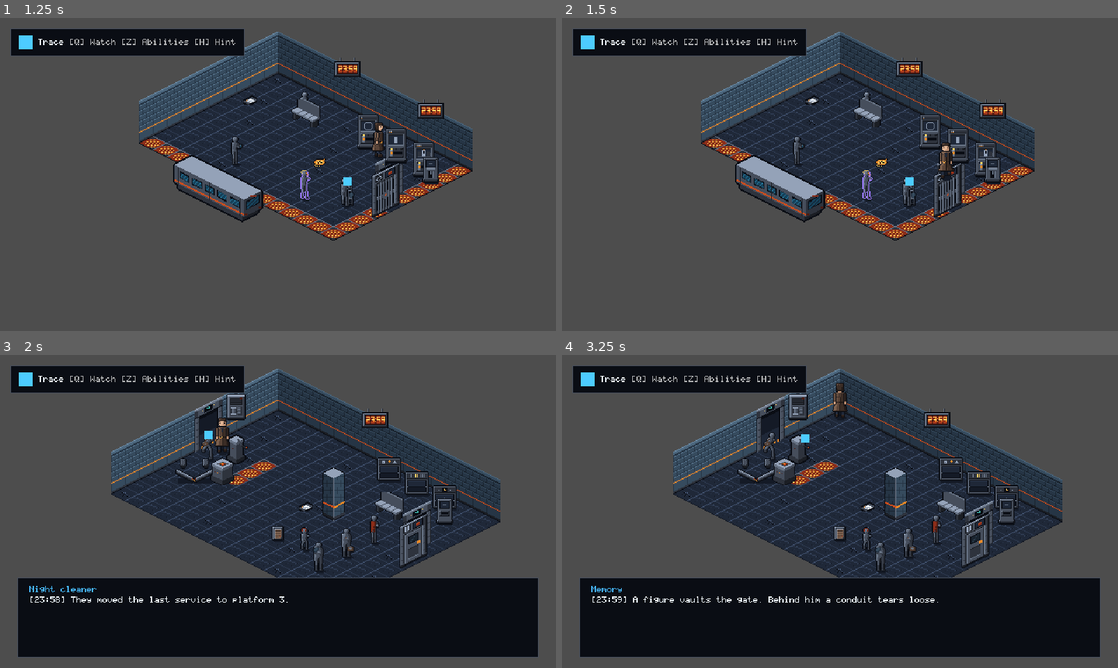
Above: before the commit, frames 1-4 (two rows, left to right).
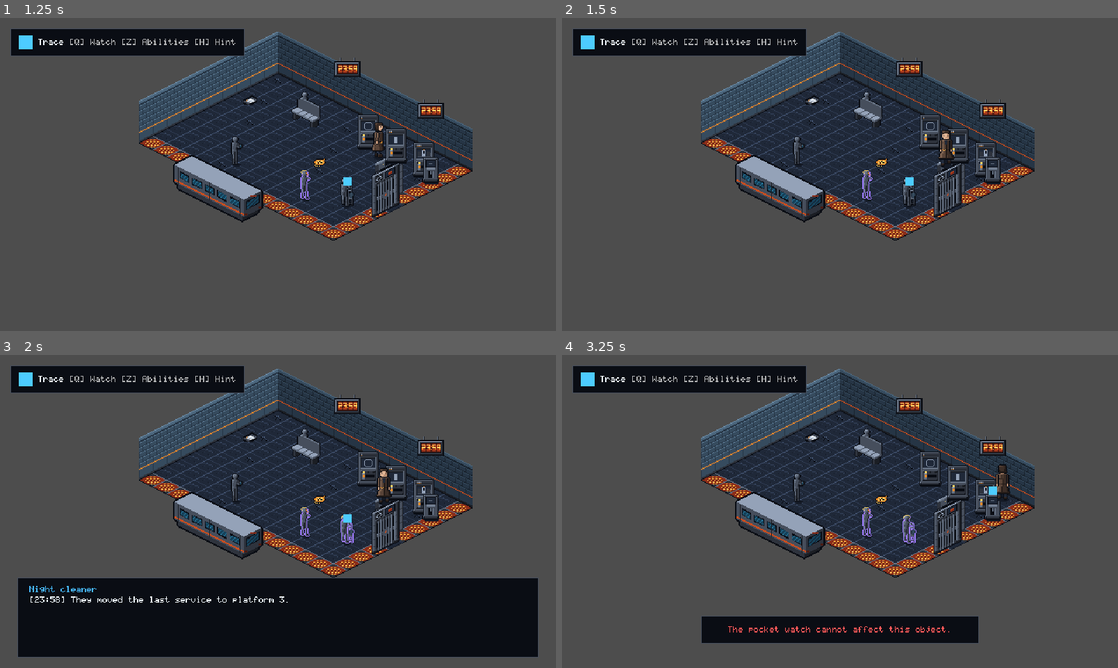
Above: after the commit, the same moments.

Repository: Zeeynrs/the-last-frame
Game: Godot game, scene res://scenes/boot/Boot.tscn
The game is run twice, just before and just after one commit, with the same random seed, the same clock (stepped at 60 frames per second) and the same inputs.
Inputs (mouse positions are in pixels of both pictures, inside the frame that each line leads up to):
- Up to frame 1 (1.25 s): tap Enter at 0.5 s; move the mouse to (400, 158) at 0.52 s; hold D (move_right) from 0.53 s (still down); hold Q (watch) from 0.53 s (still down); click (400, 158) at 0.67 s; tap Space at 0.77 s
- Up to frame 2 (1.5 s): move the mouse to (728, 190) at 1.27 s; release D (move_right) at 1.28 s; release Q (watch) at 1.28 s; hold S (move_down) from 1.28 s (still down); tap Mouse wheel down (ability_next) at 1.35 s
- Up to frame 3 (2 s): keep holding S (move_down); tap Space at 1.52 s; tap Q (watch) at 1.55 s
- Up to frame 4 (3.25 s): tap R (echo_reset) at 2 s; move the mouse to (895, 442) at 2.02 s; release S (move_down) at 2.03 s; hold D (move_right) 2.03-2.78 s; hold Mouse wheel up (ability_prev) 2.03-2.78 s; tap Q (watch) at 2.3, 3.05 s; move the mouse to (812, 574) at 2.77 s; hold W (move_up) from 2.78 s (still down); tap Z (ability_wheel) at 2.85 s; click (812, 574) at 2.92 s; tap Space at 3.02 s

Frame 1 is identical in both runs. In frame 2, 0.3% of the frame differs, in the area x 67-71%, y 35-52%; in frame 3, 13%; in frame 4, 33%, in the area x 3-97%, y 8-97%.

Commit message:
fix(ch01): apply Lead decisions from technical review for room wiring, blockers, and feedback
- concourse_west: remove courier N-05 12x8 footprint; move conduit_01 to (2,9) = (208,152); resize staff_door blocker to 48x64
- arrival_platform: resize platform_gate blocker to 48x64 to cover door trigger
- maintenance_bay: clear puzzle_id on old pocket exit_trigger_east
- security_crossing: remove dead pedestal dialogue lines and auto_advance
- chapter01: remove empty starting_abilities fallback; call_deferred for custom feedback; wire watch pickup toast and EL_UNLOCK_TRACE dialogue
- localization: add EL_UNLOCK_TRACE placeholder text key
- design: update ROOM_GRAPH colliders and coordinates

Diff:
--- a/localization/ch01_text.csv
+++ b/localization/ch01_text.csv
@@ -162,6 +162,7 @@
 MEM_WATCH_1,"[23:59] A hand sets this watch down on the tiles, face up."
 MEM_WATCH_2,Footsteps walk away down the platform. No one looks back.
 JRN_CH1_FIGURE,"Someone stood at the far end of the platform, checking a pocket watch. When I got closer, no one was there."
+EL_UNLOCK_TRACE,"A pocket watch. Cracked glass. Still warm, like someone just put it down."
 EL_UNLOCK_REWIND,It went back. One step.
 EL_UNLOCK_FREEZE,It can hold things still.
 EL_UNLOCK_ECHO,A second hand. It follows the first.
--- a/scenes/chapters/ch01/rooms/arrival_platform.tscn
+++ b/scenes/chapters/ch01/rooms/arrival_platform.tscn
@@ -65,7 +65,7 @@
 radius = 16.0
 
 [sub_resource type="RectangleShape2D" id="RectangleShape2D_so_blocker24x12"]
-size = Vector2(24, 12)
+size = Vector2(48, 64)
 
 [sub_resource type="CircleShape2D" id="CircleShape2D_so_doc12"]
 radius = 12.0
@@ -357,6 +357,7 @@
 collision_mask = 0
 
 [node name="CollisionShape2D" type="CollisionShape2D" parent="platform_gate/Blocker"]
+position = Vector2(0, -4)
 shape = SubResource("RectangleShape2D_so_blocker24x12")
 
 [node name="Presenter" type="Sprite2D" parent="platform_gate"]
--- a/scenes/chapters/ch01/rooms/concourse_west.tscn
+++ b/scenes/chapters/ch01/rooms/concourse_west.tscn
@@ -108,7 +108,7 @@
 radius = 16.0
 
 [sub_resource type="RectangleShape2D" id="RectangleShape2D_cw_blocker24x12"]
-size = Vector2(24, 12)
+size = Vector2(48, 64)
 
 [sub_resource type="CircleShape2D" id="CircleShape2D_cw_doc12"]
 radius = 12.0
@@ -470,7 +470,7 @@
 script = ExtResource("art_turnstile_pres")
 
 [node name="conduit_01" type="Area2D" parent="."]
-position = Vector2(224, 144)
+position = Vector2(208, 152)
 collision_layer = 4
 collision_mask = 0
 script = ExtResource("cw_conduit")
@@ -646,6 +646,7 @@
 collision_mask = 0
 
 [node name="CollisionShape2D" type="CollisionShape2D" parent="staff_door/Blocker"]
+position = Vector2(0, -4)
 shape = SubResource("RectangleShape2D_cw_blocker24x12")
 
 [node name="Presenter" type="Sprite2D" parent="staff_door"]
@@ -700,13 +701,6 @@
 [node name="CollisionShape2D" type="CollisionShape2D" parent="n05_courier"]
 shape = SubResource("CircleShape2D_cw_interact14")
 
-[node name="Footprint" type="StaticBody2D" parent="n05_courier"]
-collision_layer = 1
-collision_mask = 0
-
-[node name="CollisionShape2D" type="CollisionShape2D" parent="n05_courier/Footprint"]
-shape = SubResource("RectangleShape2D_cw_footprint12x8")
-
 [node name="Presenter" type="Sprite2D" parent="n05_courier"]
 z_index = 10
 z_as_relative = false
--- a/scenes/chapters/ch01/rooms/maintenance_bay.tscn
+++ b/scenes/chapters/ch01/rooms/maintenance_bay.tscn
@@ -263,7 +263,7 @@
 collision_layer = 4
 collision_mask = 2
 script = ExtResource("8_complete")
-puzzle_id = &"CH1-PZ-002"
+puzzle_id = &""
 object_id = &"ch01.maintenance_bay.exit_trigger_east"
 
 [node name="CollisionShape2D" type="CollisionShape2D" parent="exit_trigger_east"]
--- a/scenes/chapters/ch01/rooms/security_crossing.tscn
+++ b/scenes/chapters/ch01/rooms/security_crossing.tscn
@@ -504,8 +504,6 @@
 collision_mask = 0
 script = ExtResource("7_pickup")
 flag_id = &"ch01.flag.echo_pedestal_used"
-lines = [["SPK_MEMORY", "MEM_PEDESTAL_1"], ["SPK_MEMORY", "MEM_PEDESTAL_2"]]
-auto_advance = 4.0
 object_id = &"ch01.security_crossing.echo_recorder_pedestal"
 
 [node name="CollisionShape2D" type="CollisionShape2D" parent="echo_recorder_pedestal"]
--- a/scripts/chapters/ch01/chapter01.gd
+++ b/scripts/chapters/ch01/chapter01.gd
@@ -29,10 +29,6 @@
 	UIFeedback.init_translations()
 	if session == null:
 		session = get_node_or_null("GameSession") as GameSession
-	if session != null and session.starting_abilities.is_empty():
-		session.starting_abilities = [&"trace"]
-		if session.ability_unlocks != null:
-			session.ability_unlocks.set_unlocked([&"trace"])
 	if room_router == null:
 		room_router = get_node_or_null("RoomRouter") as RoomRouter
 
@@ -84,6 +80,7 @@
 			session.interaction_service.interaction_failed.connect(_on_interaction_failed)
 		if session.narrative_state != null:
 			session.narrative_state.document_read.connect(_on_document_read)
+			session.narrative_state.flag_changed.connect(_on_flag_changed)
 		if session.echo_service != null:
 			session.echo_service.state_changed.connect(_on_echo_state_changed)
 		if session.ability_unlocks != null:
@@ -151,10 +148,34 @@
 		if target_node is PuzzleObject:
 			custom_key = target_node.feedback_key(reason)
 	if not custom_key.is_empty():
-		hud.show_message(tr(custom_key), 2.0)
+		hud.show_message.call_deferred(tr(custom_key), 2.0)
 	else:
 		var context := &"use" if interaction_id == &"use" else &"watch"
 		hud.show_feedback(reason, context)
+
+
+func _on_flag_changed(flag: StringName, value: Variant) -> void:
+	if not bool(value):
+		return
+	if flag == &"ch01.flag.pocket_watch_acquired" or flag == &"ch01.flag.watch_picked_up":
+		if session != null and session.narrative_state != null:
+			if not session.narrative_state.get_flag(&"ch01.flag.watch_picked_up", false):
+				session.narrative_state.set_flag(&"ch01.flag.watch_picked_up", true)
+			if not session.narrative_state.get_flag(&"ch01.flag.pocket_watch_acquired", false):
+				session.narrative_state.set_flag(&"ch01.flag.pocket_watch_acquired", true)
+			if session.narrative_state.get_flag(&"ch01.flag.watch_unlock_shown", false):
+				return
+			session.narrative_state.set_flag(&"ch01.flag.watch_unlock_shown", true)
+
+		var hud := _find_hud()
+		if hud != null:
+			hud.show_message.call_deferred(tr("UNLOCK_TRACE"), 2.0)
+
+		var diag := get_dialogue_box()
+		if diag != null and not diag.is_active:
+			var elias_key := "EL_UNLOCK_TRACE"
+			if TranslationServer.translate(elias_key) != elias_key:
+				diag.play_sequence(&"unlock.trace", [["SPK_ELIAS", elias_key]], false, 4.0)
 
 
 func _on_puzzle_feedback_requested(text_key: String) -> void:
@@ -171,6 +192,7 @@
 
 	var elias_key := ""
 	match ability:
+		&"trace": elias_key = "EL_UNLOCK_TRACE"
 		&"rewind": elias_key = "EL_UNLOCK_REWIND"
 		&"freeze": elias_key = "EL_UNLOCK_FREEZE"
 		&"echo": elias_key = "EL_UNLOCK_ECHO"
Not shown, changed: design/ch01/ROOM_GRAPH.md
